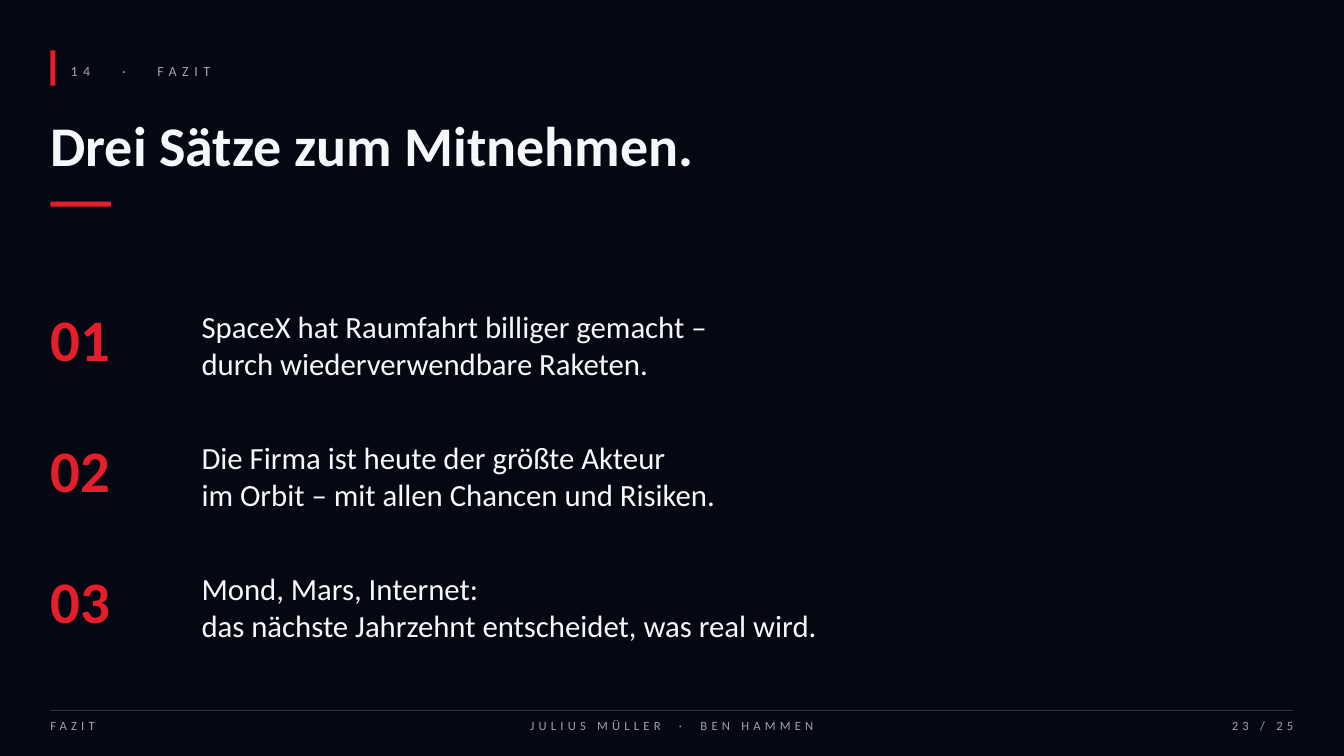
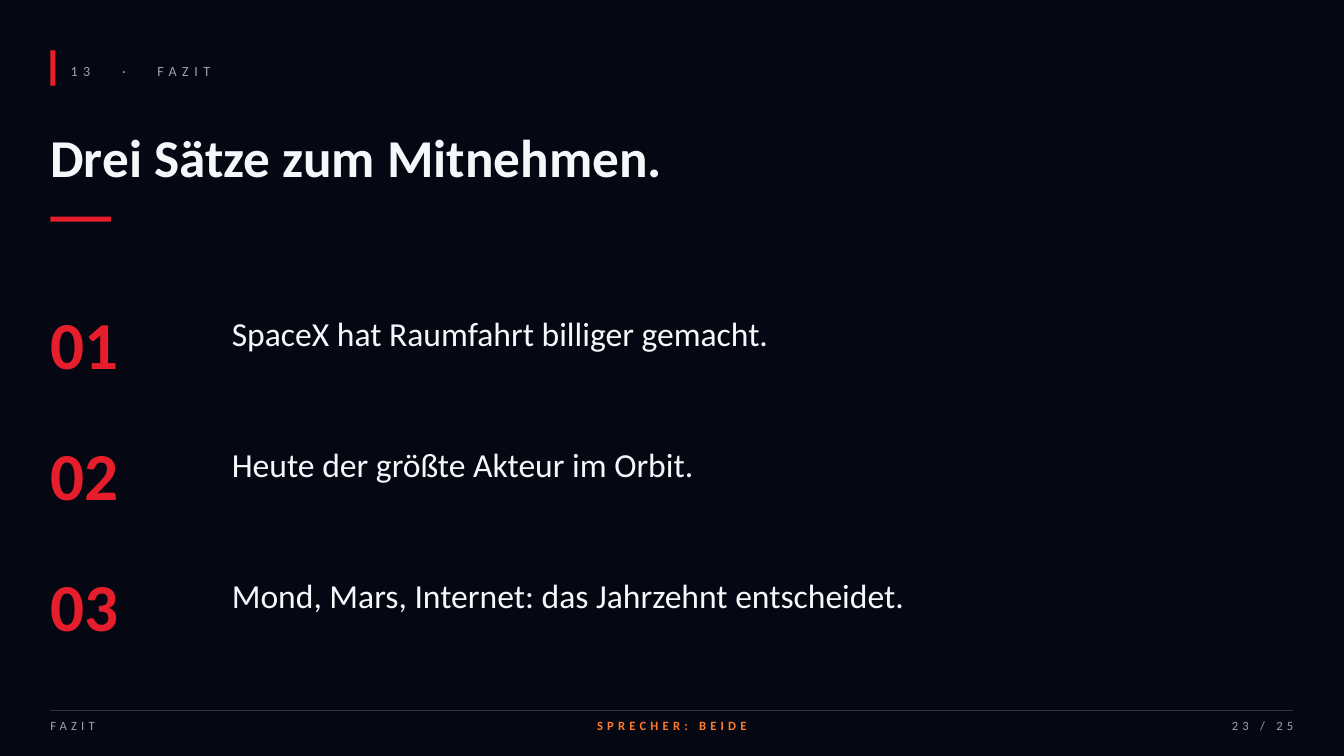
Before and after one commit to Benjibubu/Pr-si-Mathe-, a slide deck: slide 23 of SpaceX_Praesentation_Mueller_Hammen.pptx. Drawn at 1344x756 pixels with LibreOffice and Linux fonts; fonts in the diff are those of the drawing. Boxes give left, top, right and bottom in pixels: in the first picture for what was removed or moved away, otherwise in the second. Text is boxed around its words. In the diff, an @@ line names an element or a change of style, - is before the commit and + after.

Commit message:
v2: minimaler Text, grosse Bildplatzhalter, 3 Histogramme + Sprecherskripte
- Slides: weniger Text, mehr Stichpunkte, mehr Atem zum Reden
- Bildplatzhalter: gross, dezent gerastert, klar nummeriert (BILD 01-08),
  mit Beschreibung und Format-Hinweis (Hochformat / 16:9 etc.)
- 3 echte Balkendiagramme: Kosten/kg, Starlink-Wachstum, Starts/Jahr
- Datum-Chips ueber jedem Kapitel (Stand, Zeitraum)
- Footer zeigt jetzt Sprecher pro Folie (BEN / JULIUS / BEIDE)
- Ben.txt: vollstaendiges Sprechskript mit Cues und Uebergaben
- Julius.txt: ebenso, ergaenzend abgestimmt (gleicher Anteil)

```diff
--- a/SpaceX_Praesentation_Mueller_Hammen.pptx
+++ b/SpaceX_Praesentation_Mueller_Hammen.pptx
@@ text at (x1=71, y1=67, x2=210, y2=76): text changed @@
-14 · FAZIT
+13 · FAZIT
@@ text "Drei Sätze zum Mitnehmen." moved from (x1=50, y1=126, x2=693, y2=167) to (x1=50, y1=139, x2=662, y2=178) @@
@@ text "Drei Sätze zum Mitnehmen." at (x1=50, y1=139, x2=662, y2=178): size 40 to 38 pt; line spacing 1 to 1.05 @@
@@ rectangle moved from (x1=50, y1=202, x2=111, y2=207) to (x1=50, y1=217, x2=111, y2=222) @@
@@ text at (x1=232, y1=322, x2=768, y2=352): text changed; size 22 to 24 pt @@
-SpaceX hat Raumfahrt billiger gemacht –
-durch wiederverwendbare Raketen.
+SpaceX hat Raumfahrt billiger gemacht.
@@ text at (x1=232, y1=453, x2=693, y2=483): text changed; size 22 to 24 pt @@
-Die Firma ist heute der größte Akteur
-im Orbit – mit allen Chancen und Risiken.
+Heute der größte Akteur im Orbit.
@@ size 42 to 48 pt in 3 elements at (x1=50, y1=325, x2=118, y2=370), (x1=50, y1=456, x2=118, y2=501), (x1=50, y1=587, x2=118, y2=632) @@
@@ text at (x1=232, y1=584, x2=904, y2=612): text changed; size 22 to 24 pt @@
-Mond, Mars, Internet:
-das nächste Jahrzehnt entscheidet, was real wird.
+Mond, Mars, Internet: das Jahrzehnt entscheidet.
@@ text at (x1=597, y1=721, x2=747, y2=730): text changed; text colour #9AA3B2 to #FF7A2A; bold on @@
-JULIUS MÜLLER · BEN HAMMEN
+SPRECHER: BEIDE
```
Also in this commit, not shown: 22 other slides changed, 2 slides added, 2 slides removed, 3 other files.
